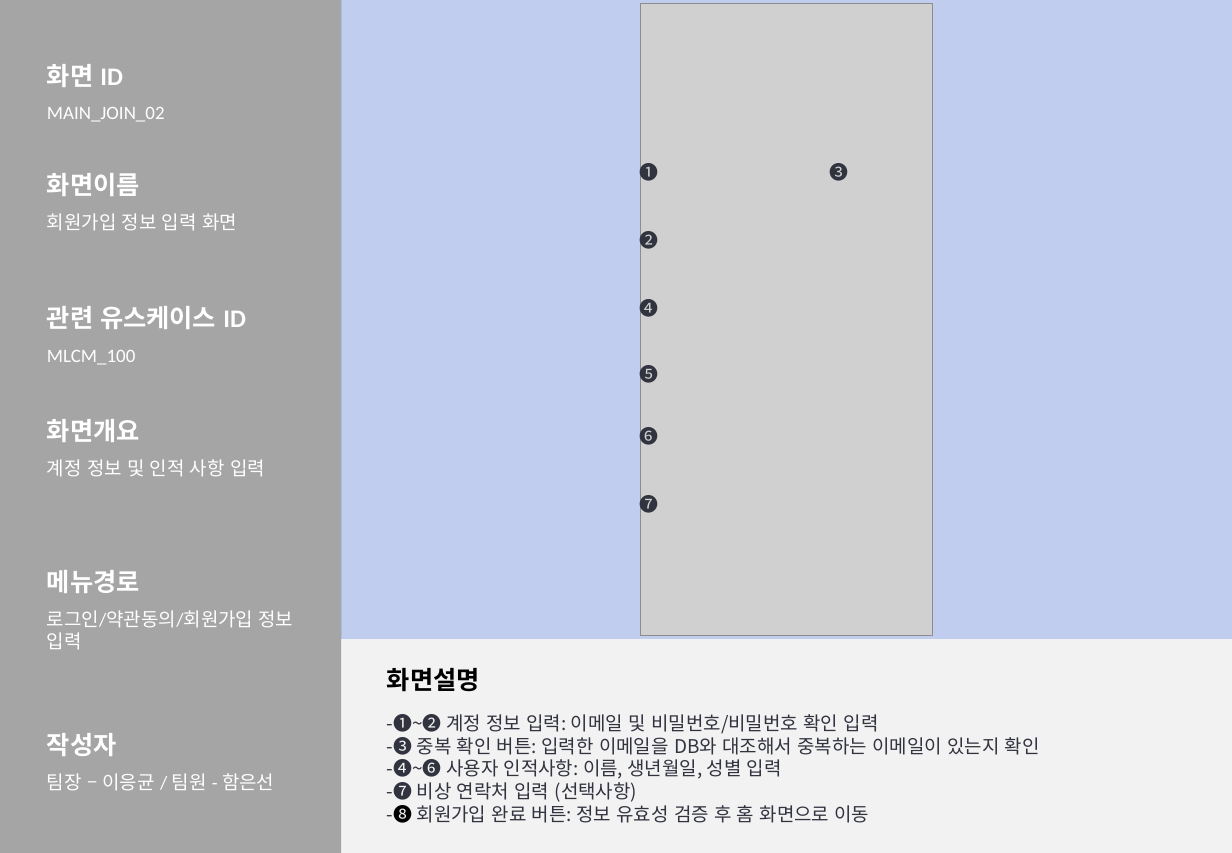
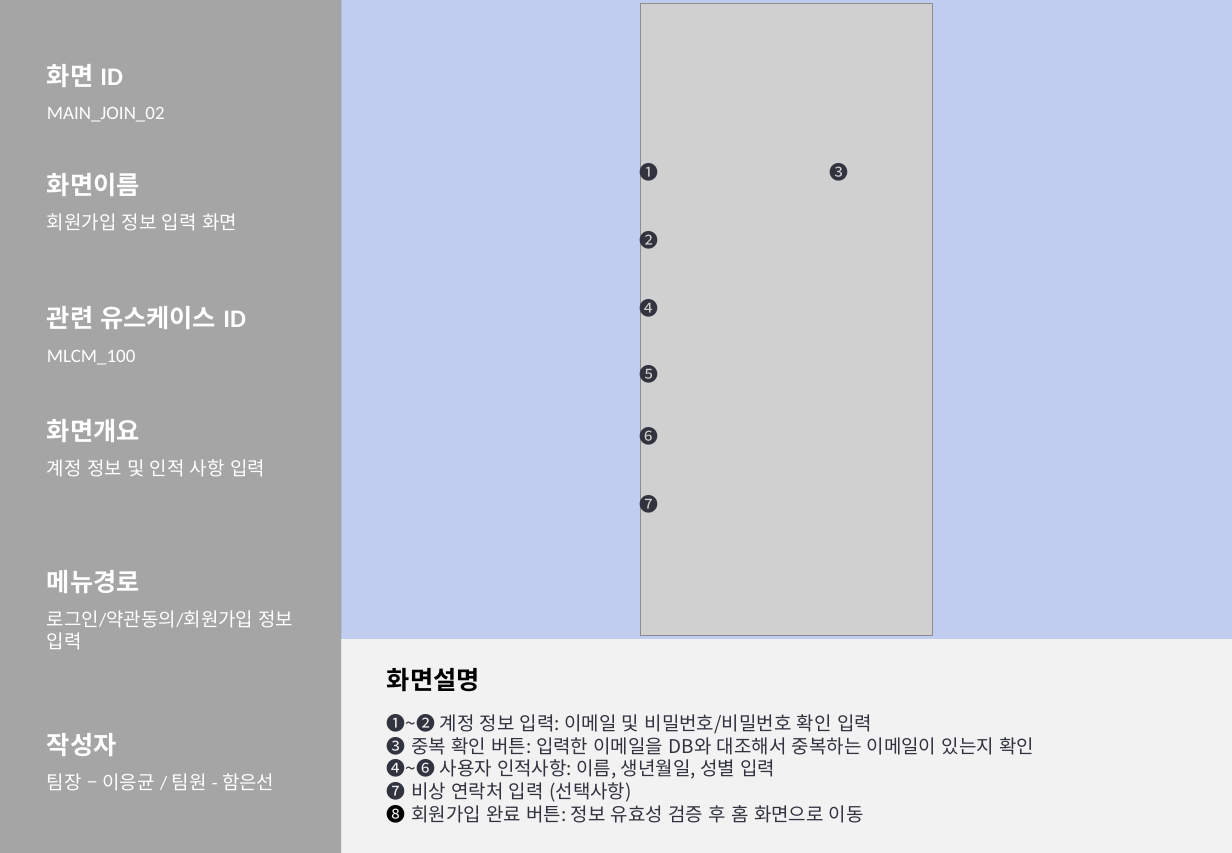
Before and after one commit to 2026-SMHRD-KDT-HealthCare-5/lisn, a slide deck: slide 9 of Documents/화면설계서_귀기울임.pptx. Drawn at 1232x853 pixels with LibreOffice and Linux fonts; fonts in the diff are those of the drawing; grey boxes stand for pictures. Boxes give left, top, right and bottom in pixels: in the first picture for what was removed or moved away, otherwise in the second. Text is boxed around its words. In the diff, an @@ line names an element or a change of style, - is before the commit and + after.

```diff
--- a/Documents/화면설계서_귀기울임.pptx
+++ b/Documents/화면설계서_귀기울임.pptx
@@ text at [387,714,1034,826]: text changed @@
--❶~❷ 계정 정보 입력: 이메일 및 비밀번호/비밀번호 확인 입력
--❸ 중복 확인 버튼: 입력한 이메일을 DB와 대조해서 중복하는 이메일이 있는지 확인
--❹~❻ 사용자 인적사항: 이름, 생년월일, 성별 입력
--❼ 비상 연락처 입력 (선택사항)
--➑ 회원가입 완료 버튼: 정보 유효성 검증 후 홈 화면으로 이동
+❶~❷ 계정 정보 입력: 이메일 및 비밀번호/비밀번호 확인 입력
+❸ 중복 확인 버튼: 입력한 이메일을 DB와 대조해서 중복하는 이메일이 있는지 확인
+❹~❻ 사용자 인적사항: 이름, 생년월일, 성별 입력
+❼ 비상 연락처 입력 (선택사항)
+➑ 회원가입 완료 버튼: 정보 유효성 검증 후 홈 화면으로 이동
```
Also in this commit, not shown: 8 other slides changed, 5 other files.
